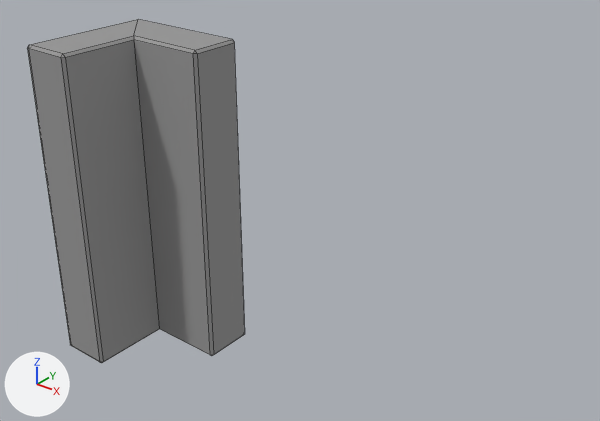
An edit to the Blender file tiles/templates/corner_tall.blend, drawn before and after from the same camera.
Camera for both pictures: a camera (50 mm lens) standing at (4.38, -3.65, 3.88) and looking at (1.02, 0.55, 1.27). Arrows for +X, +Y and +Z are at lower left; the lights stay in place. Mesh edges are drawn as thin lines.
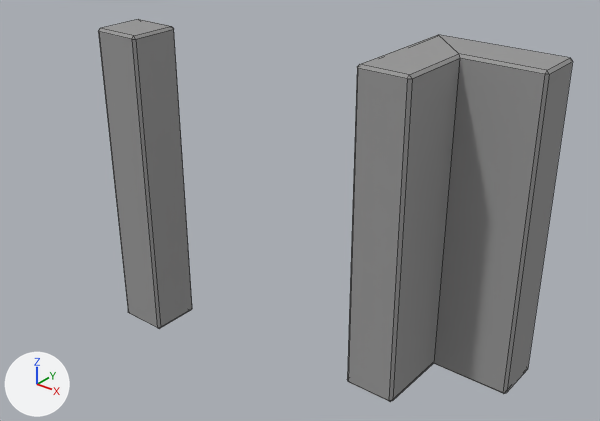
Commit message: Corner bricks

Changed parts and their boxes [x1, y1, x2, y2] in the pictures (600 x 421 px):
'Cube', moved
    before: [27, 19, 245, 363]
    after: [347, 35, 573, 402]
'Cube.001', added
    after: [98, 19, 192, 329]

The edits, one by one:
Mesh me_cube_001 is new.
It has 24 vertices, 26 faces and spans x -1.5..-1.1, y 0.1..0.5, z 0.0..2.44.
It uses material mat_material (grey #9b9b9b).
Object 'Cube' (ob_cube) moves from (0.0, 0.0, 0.0) to (2.0, 1.0, 0.0).
Object 'Cube.001' (ob_cube_001) is new; it shows me_cube_001.
Its location is (1.0, 0.0, 0.0).
